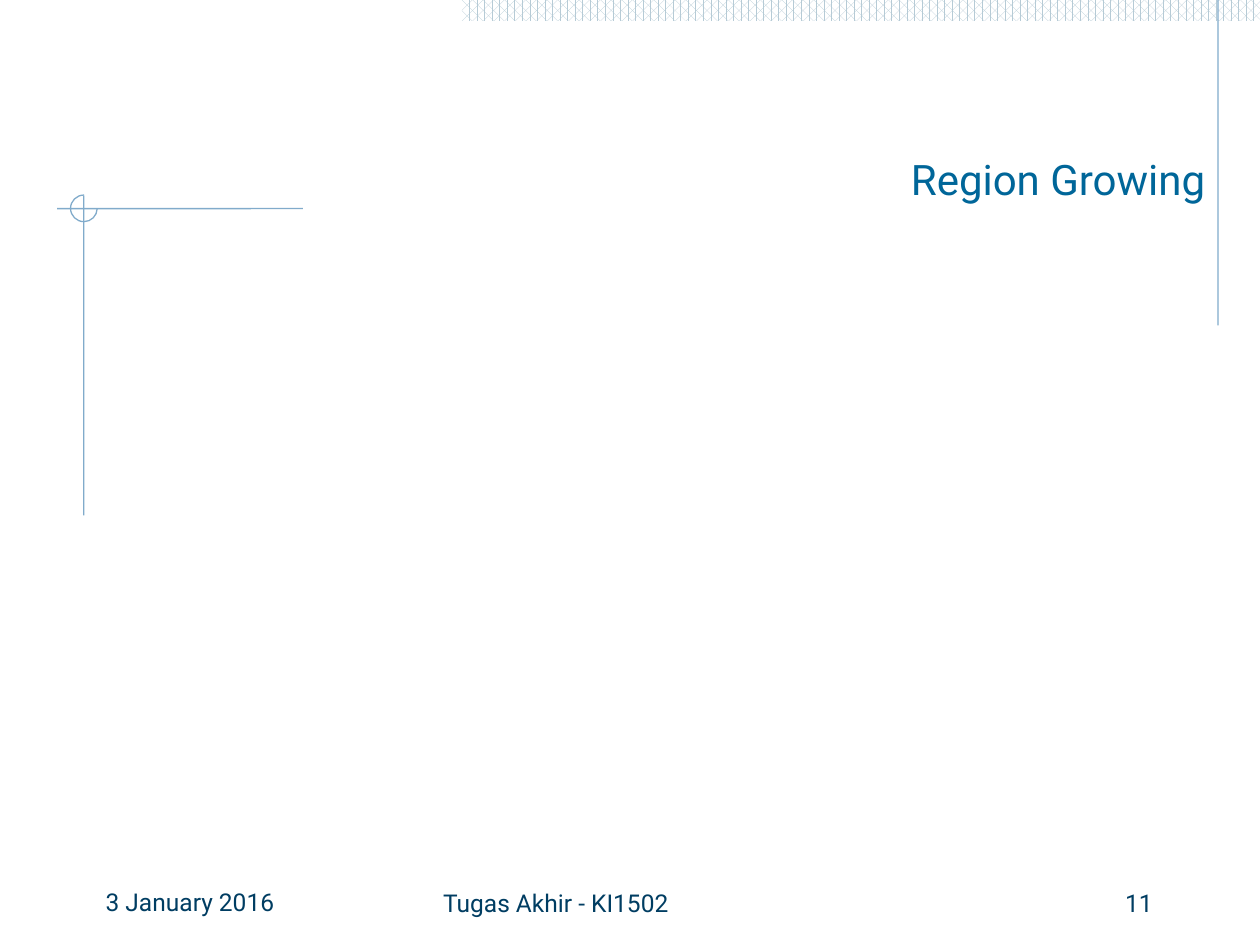
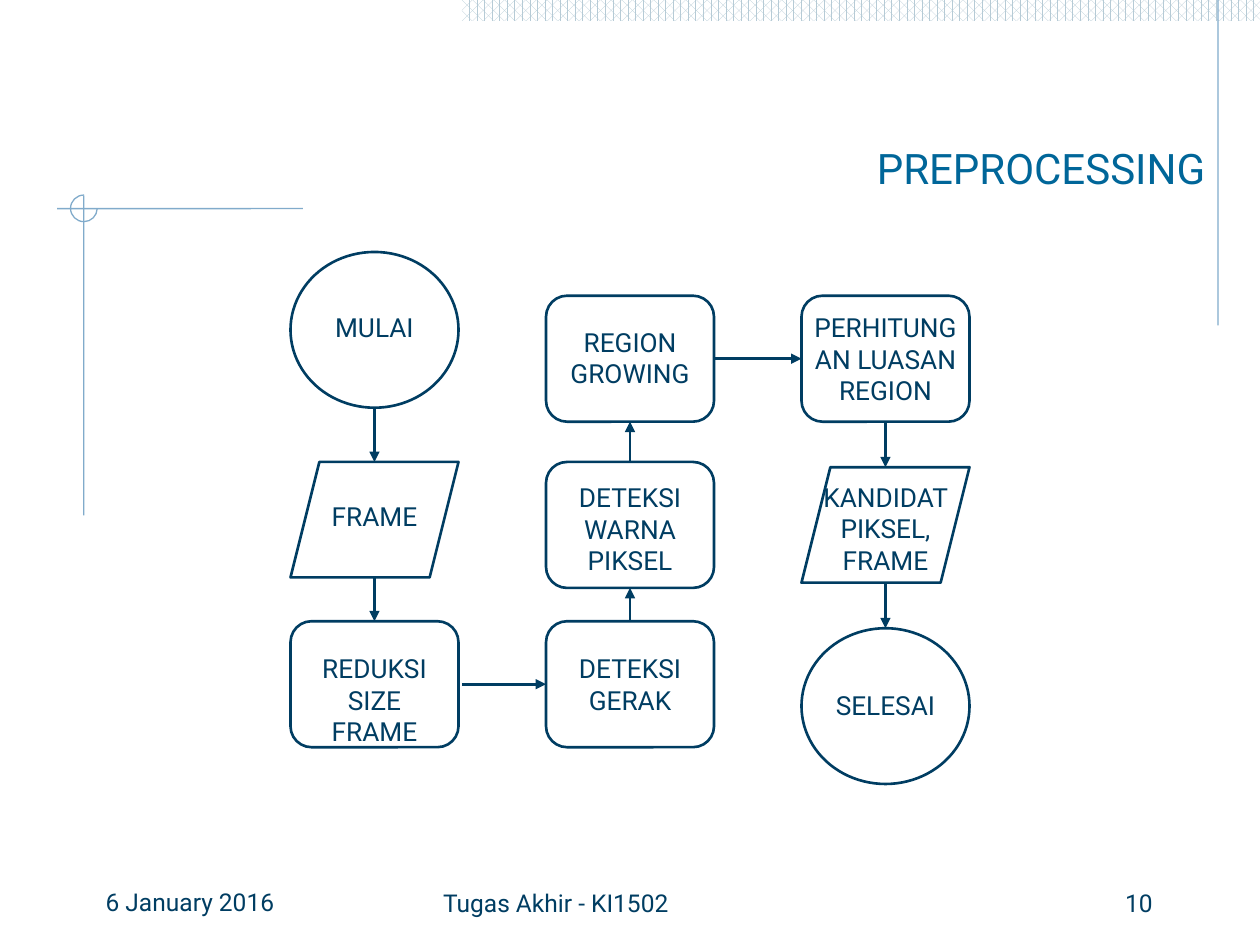
Before and after one commit to hamdimuzakkiy/bukuTA, a slide deck: slide 10 of 5112100091_Hamdi Ahmadi Muzakkiy.pptx (slide 11 before the commit). Drawn at 1260x945 pixels with LibreOffice and Linux fonts; fonts in the diff are those of the drawing; background and template pictures are left out. Boxes give left, top, right and bottom in pixels: in the first picture for what was removed or moved away, otherwise in the second. Text is boxed around its words. In the diff, an @@ line names an element or a change of style, - is before the commit and + after.

```diff
--- a/5112100091_Hamdi Ahmadi Muzakkiy.pptx
+++ b/5112100091_Hamdi Ahmadi Muzakkiy.pptx
@@ title at [877,153,1205,185]: text changed @@
-Region Growing
+PREPROCESSING
@@ ellipse added at [291,252,459,408], outline #003D62 1.5 pt @@
@@ rounded rectangle added at [546,296,713,422], outline #003D62 1.5 pt @@
@@ rounded rectangle added at [801,296,969,422], outline #003D62 1.5 pt @@
@@ text added at [335,318,413,338], 15 pt, text #003D62 @@
+MULAI
@@ text added at [570,333,689,384], 15 pt, text #003D62 @@
+REGION GROWING
@@ arrow added from (714, 359) to (801, 359), #003D62 1.5 pt @@
@@ text added at [839,350,956,401], 15 pt, text #003D62 @@
+PERHITUNGAN LUASAN REGION
@@ arrow added from (374, 408) to (374, 462), #003D62 1.5 pt @@
@@ arrow added from (630, 462) to (630, 422), #003D62 1.5 pt @@
@@ arrow added from (886, 422) to (886, 467), #003D62 1.5 pt @@
@@ parallelogram added at [291,462,459,578], outline #003D62 1.5 pt @@
@@ rounded rectangle added at [546,462,713,588], outline #003D62 1.5 pt @@
@@ parallelogram added at [801,467,969,583], outline #003D62 1.5 pt @@
@@ text added at [332,507,418,526], 15 pt, text #003D62 @@
+FRAME
@@ text added at [579,488,681,571], 15 pt, text #003D62 @@
+DETEKSI WARNA PIKSEL
@@ text added at [823,483,948,570], 15 pt, text #003D62 @@
+KANDIDAT PIKSEL, FRAME
@@ arrow added from (374, 577) to (374, 621), #003D62 1.5 pt @@
@@ arrow added from (630, 621) to (630, 588), #003D62 1.5 pt @@
@@ arrow added from (886, 583) to (886, 629), #003D62 1.5 pt @@
@@ rounded rectangle added at [291,621,459,747], outline #003D62 1.5 pt @@
@@ rounded rectangle added at [546,621,713,747], outline #003D62 1.5 pt @@
@@ ellipse added at [801,629,969,785], outline #003D62 1.5 pt @@
@@ text added at [322,659,426,748], 15 pt, text #003D62 @@
+REDUKSI SIZE FRAME
@@ text added at [579,659,681,711], 15 pt, text #003D62 @@
+DETEKSI GERAK
@@ arrow added from (462, 684) to (546, 684), #003D62 1.5 pt @@
@@ text added at [836,696,935,716], 15 pt, text #003D62 @@
+SELESAI
@@ text at [106,893,274,917]: text changed @@
-3 January 2016
+6 January 2016
@@ page number at [1125,894,1153,913]: text changed @@
-11
+10
```
Also in this commit, not shown: 9 other slides changed, 3 slides added, 37 slides removed, 14 other files.
